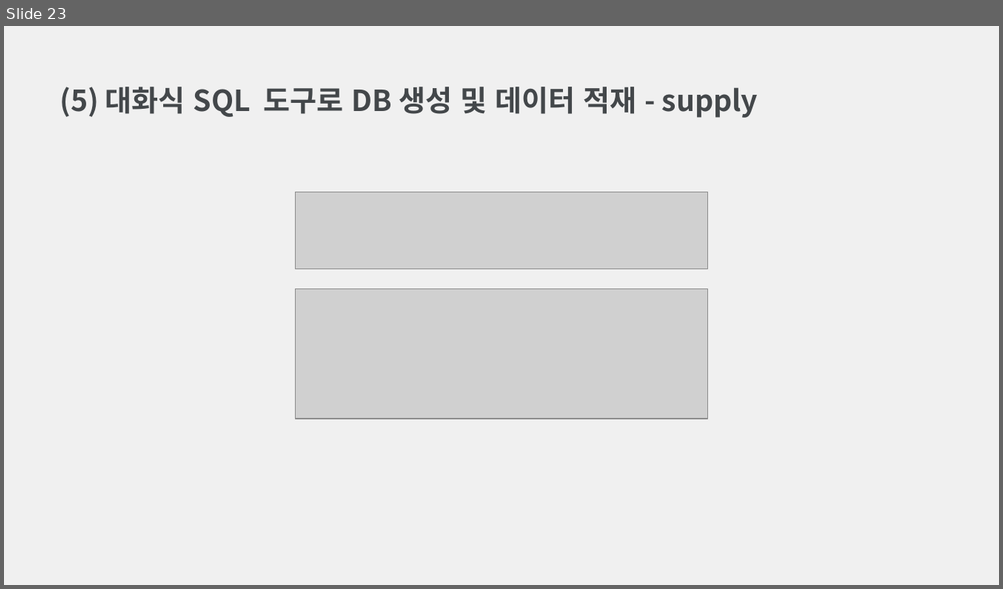
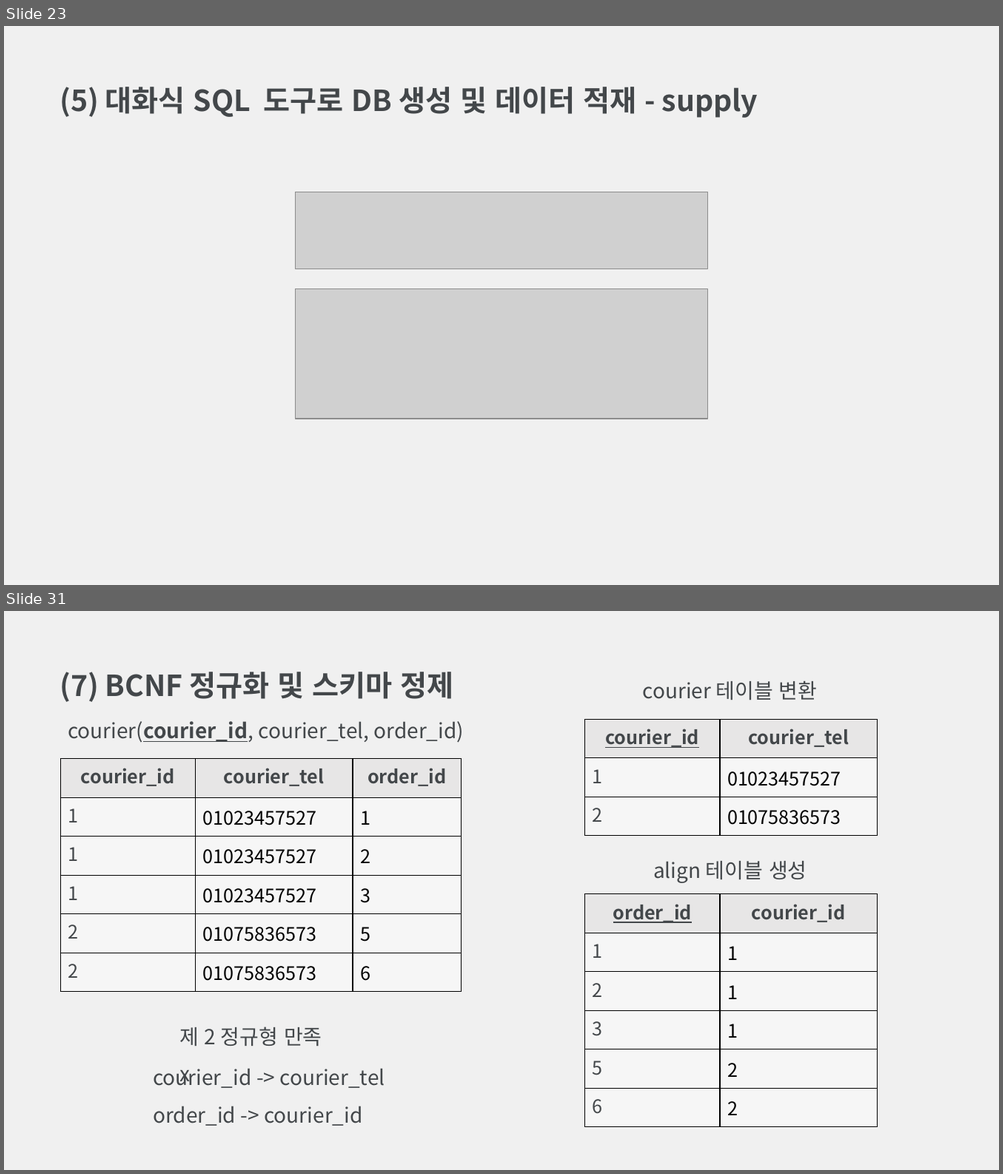
Before and after one commit to Archive-CAU/Database-Design, a slide deck: 데이터베이스설계 과제 4.pptx. Shown one above the other, each under a label of ours: slide 23 before the commit, slides 23 and 31 after it; the slides between them are not shown. The pictures are 1003x589 and 1003x1174 pixels, drawn with LibreOffice and Linux fonts; fonts in the diff are those of the drawing; grey boxes stand for pictures. Boxes give left, top, right and bottom in pixels: in the first picture for what was removed or moved away, otherwise in the second. Text is boxed around its words. In the diff, an @@ line names an element or a change of style, - is before the commit and + after.

```diff
--- a/데이터베이스설계 과제 4.pptx
+++ b/데이터베이스설계 과제 4.pptx
@@ slide 31 added at <box>4,611,999,1170</box>, background #F0F0F0 @@
@@ text added at <box>60,672,453,702</box>, 28 pt, text #43474A, bold @@
+(7) BCNF 정규화 및 스키마 정제
@@ text added at <box>643,681,817,700</box>, 20 pt, text #43474A @@
+courier 테이블 변환
@@ text added at <box>68,721,464,743</box>, 20 pt, text #43474A @@
+courier(courier_id, courier_tel, order_id)
@@ table added at <box>584,719,877,835</box>, 3 rows, 2 columns @@
+courier_id | courier_tel
+1 | 01023457527
+2 | 01075836573
@@ table added at <box>61,759,461,992</box>, 6 rows, 3 columns @@
+courier_id | courier_tel | order_id
+1 | 01023457527 | 1
+1 | 01023457527 | 2
+1 | 01023457527 | 3
+2 | 01075836573 | 5
+2 | 01075836573 | 6
@@ text added at <box>653,861,807,883</box>, 20 pt, text #43474A @@
+align 테이블 생성
@@ table added at <box>584,894,877,1128</box>, 6 rows, 2 columns @@
+order_id | courier_id
+1 | 1
+2 | 1
+3 | 1
+5 | 2
+6 | 2
@@ text added at <box>179,1027,322,1046</box>, 20 pt, text #43474A @@
+제 2 정규형 만족 x
@@ text added at <box>153,1068,385,1126</box>, 20 pt, text #43474A @@
+courier_id -> courier_tel
+order_id -> courier_id
```
Also in this commit, not shown: 3 slides changed, 7 other slides added, 2 other files.
